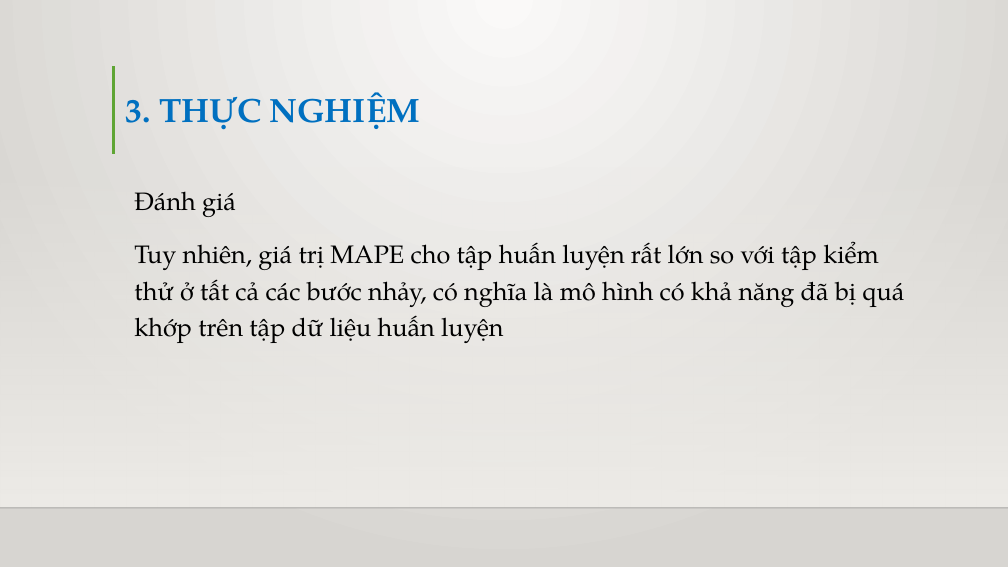
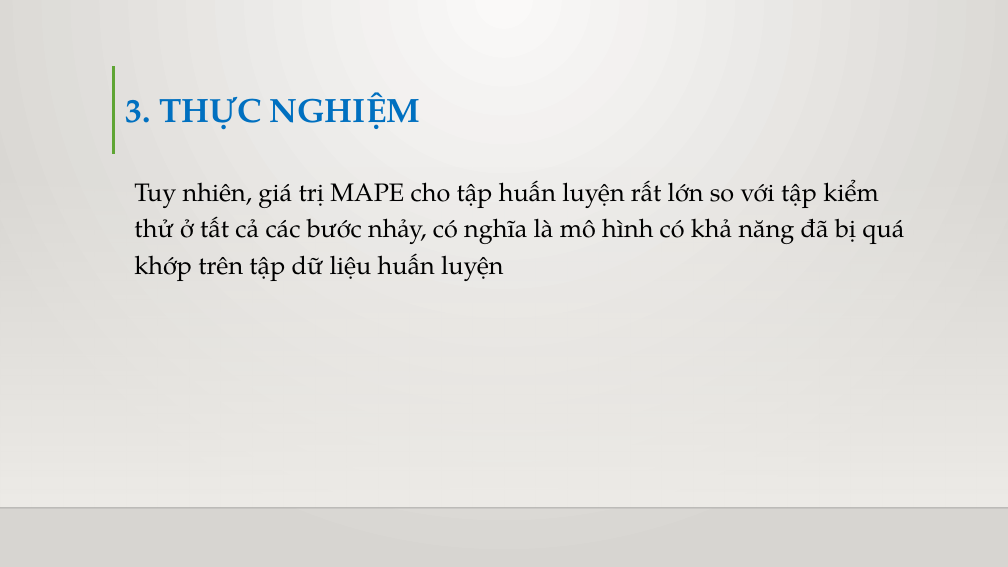
Before and after one commit to truyenda20ttb/cn-da20ttb-lethanhtruyen-lstm-python, a slide deck: slide 32 of thesis/abs/BÁO CÁO ĐỒ ÁN CHUYÊN NGÀNH.pptx. Drawn at 1008x567 pixels with LibreOffice and Linux fonts; fonts in the diff are those of the drawing; background and template pictures are left out. Boxes give left, top, right and bottom in pixels: in the first picture for what was removed or moved away, otherwise in the second. Text is boxed around its words. In the diff, an @@ line names an element or a change of style, - is before the commit and + after.

```diff
--- a/thesis/abs/BÁO CÁO ĐỒ ÁN CHUYÊN NGÀNH.pptx
+++ b/thesis/abs/BÁO CÁO ĐỒ ÁN CHUYÊN NGÀNH.pptx
@@ text at <box>134,191,236,217</box>: paragraph removed @@
-Đánh giá
```
Also in this commit, not shown: 16 other slides changed, 2 slides added, 2 slides removed.
